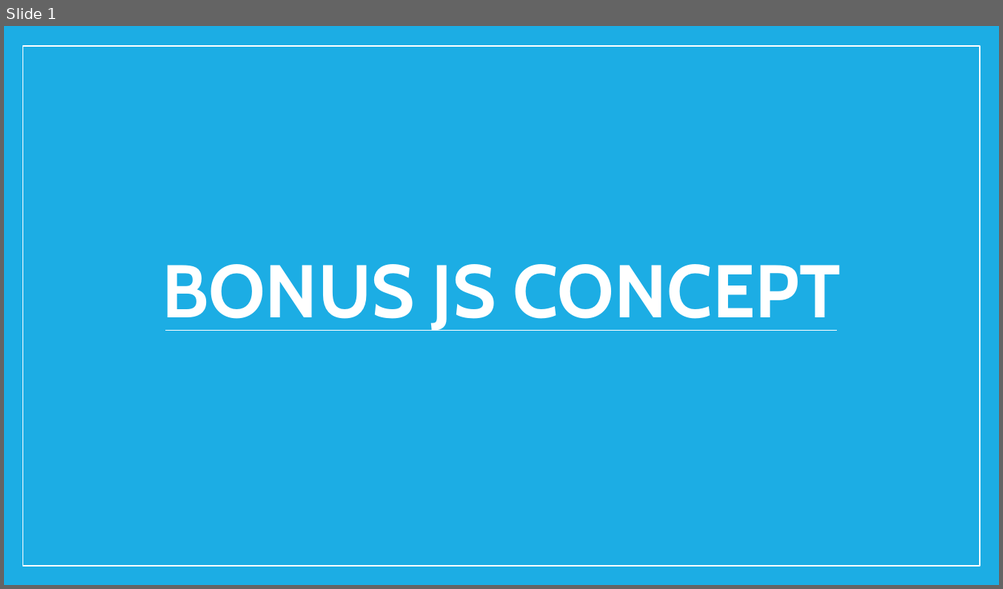
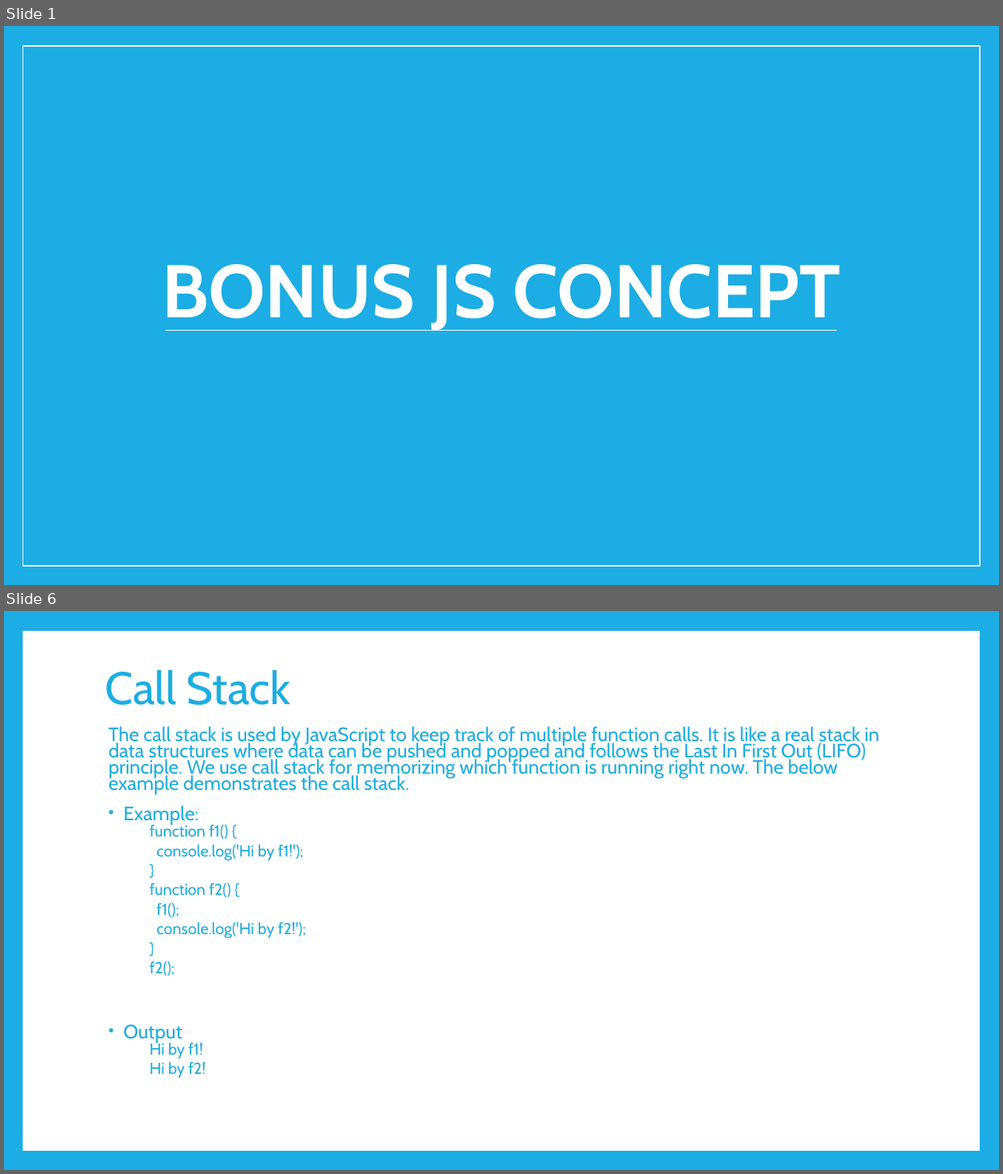
Before and after one commit to PramodJana/JavaScript, a slide deck: GFG JS Course Curriculam/Articles/009 JS Bonus Concept.pptx. Shown one above the other, each under a label of ours: slide 1 before the commit, slides 1 and 6 after it; the slides between them are not shown. The pictures are 1003x589 and 1003x1174 pixels, drawn with LibreOffice and Linux fonts; fonts in the diff are those of the drawing. Boxes give left, top, right and bottom in pixels: in the first picture for what was removed or moved away, otherwise in the second. Text is boxed around its words. In the diff, an @@ line names an element or a change of style, - is before the commit and + after.

```diff
--- a/GFG JS Course Curriculam/Articles/009 JS Bonus Concept.pptx
+++ b/GFG JS Course Curriculam/Articles/009 JS Bonus Concept.pptx
@@ slide 6 added at bbox=[4, 611, 999, 1170], background #1CADE4 @@
@@ rectangle added at bbox=[22, 631, 979, 1151], fill #FFFFFF @@
@@ title added at bbox=[105, 669, 291, 705], 44 pt, text #1CADE4 @@
+Call Stack
@@ text added at bbox=[108, 726, 879, 1079], 18.7 pt, text #1CADE4 @@
+The call stack is used by JavaScript to keep track of multiple function calls. It is like a real stack in data structures where data can be pushed and popped and follows the Last In First Out (LIFO) principle. We use call stack for memorizing which function is running right now. The below example demonstrates the call stack.
+• Example:
+    function f1() {
+    console.log('Hi by f1!');
+    }
+    function f2() {
+    f1();
+    console.log('Hi by f2!');
+    }
+    f2();
+• Output
+    Hi by f1!
+    Hi by f2!
```
Also in this commit, not shown: 12 other slides added, 9 slides removed.
